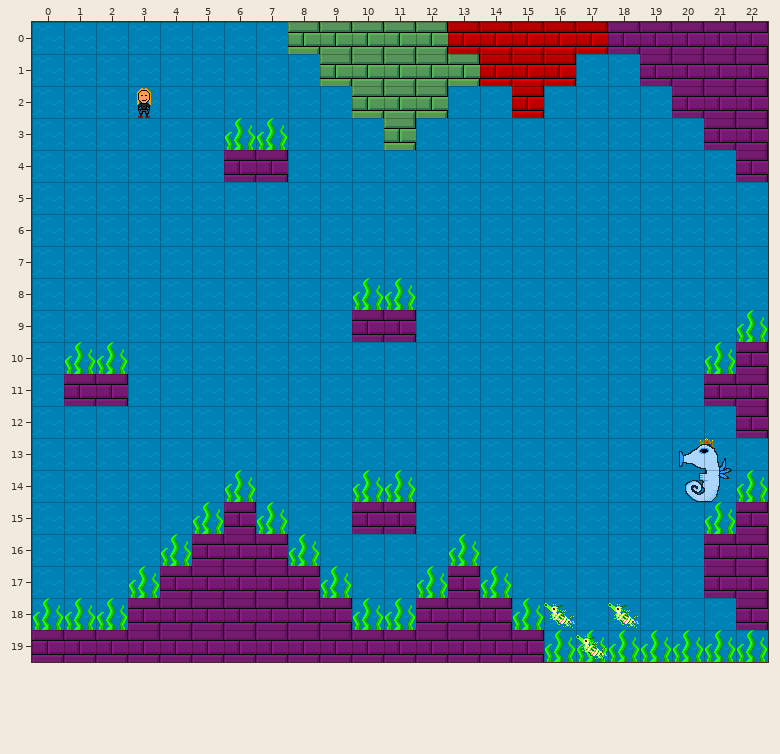
A Tiled map gets an edit: rock-hero/dev-resources/map-boss3.tmx. Above: the version before the commit.
Cells are 32x32 px. Shown: x 0..22, y 0..19.
Now the later version:
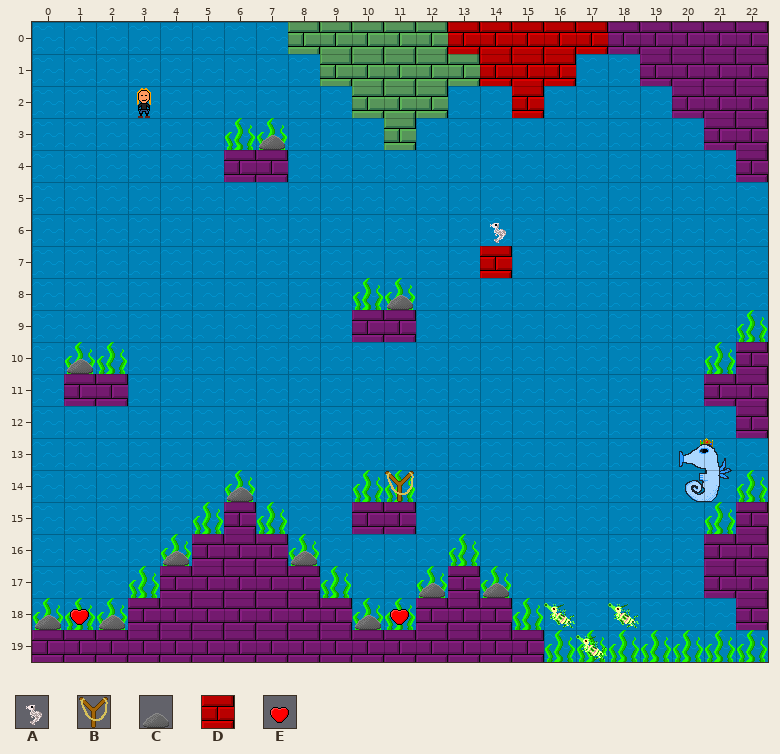
Key: from "Cavalo marinho": A 0; from "estilingue": B 0; from "pedra-estilingue": C 0; from "red-bricks": D 0; from "red-heart": E 0.
_ is an empty cell, . an unchanged one.
Objects are placed by their top-left corner, in cells (3,4 is the top-left corner of cell 3,4); size is 1x1 cell unless given.
Diff:
--- layer "solids"
@@ x 14..14 @@
- 7 _
+ 7 D
--- layer "objects"
+C at 7,3
+A at 14,6
+C at 11,8
+C at 1,10
+B at 11,14
+C at 6,14
+C at 4,16
+C at 8,16
+C at 14,17
+C at 12,17
+C at 0,18
+C at 2,18
+C at 10,18
+E at 1,18
+E at 11,18
